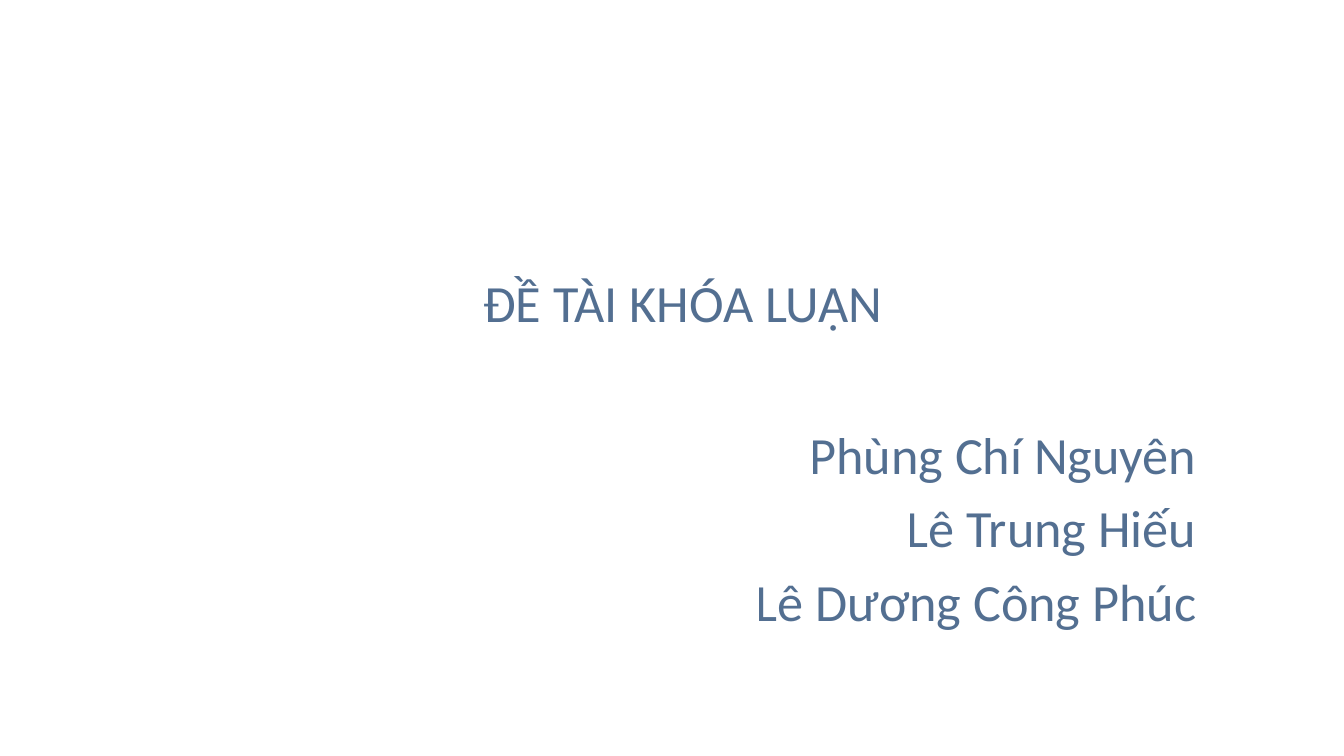
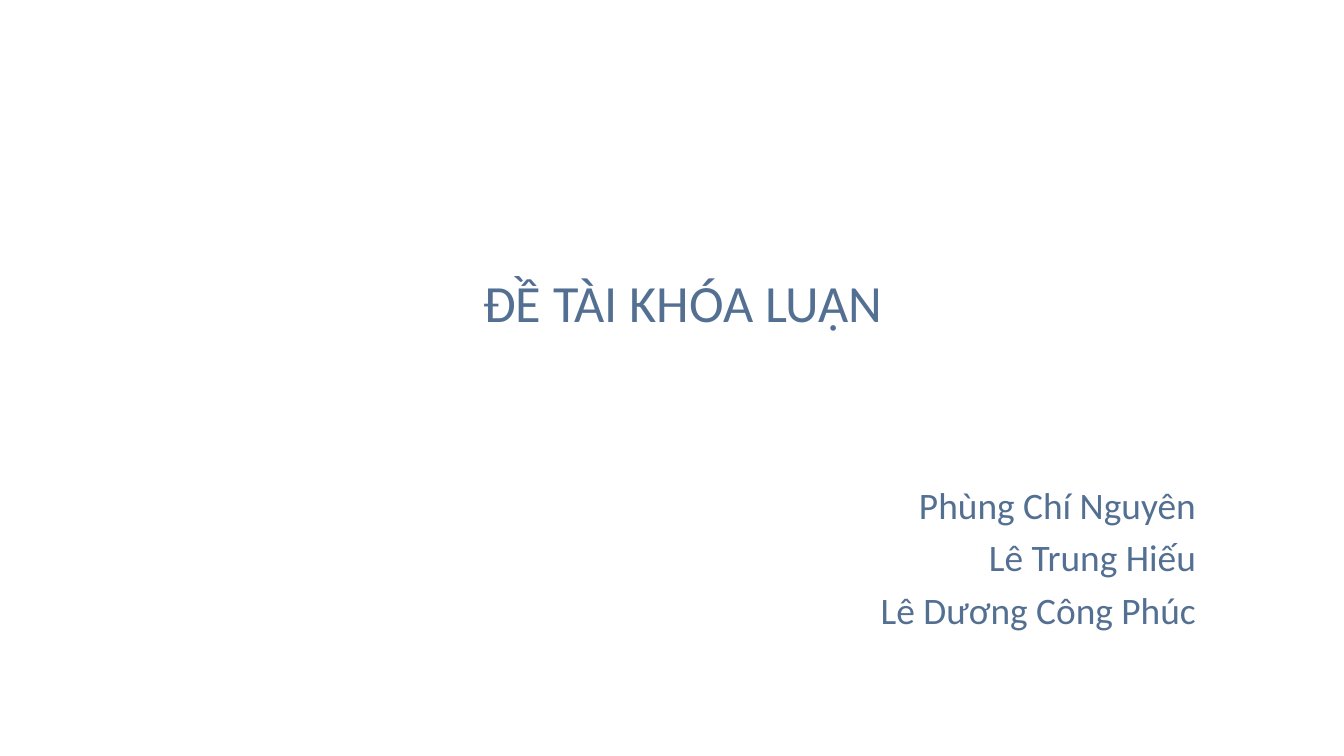
Before and after one commit to khanhduy94/jobzoom, a slide deck: slide 1 of Documents/JobZoom.pptx. Drawn at 1344x756 pixels with LibreOffice and Linux fonts; fonts in the diff are those of the drawing; background and template pictures are left out. Boxes give left, top, right and bottom in pixels: in the first picture for what was removed or moved away, otherwise in the second. Text is boxed around its words. In the diff, an @@ line names an element or a change of style, - is before the commit and + after.

```diff
--- a/Documents/JobZoom.pptx
+++ b/Documents/JobZoom.pptx
@@ text "Phùng Chí Nguyên" at (881,493,1196,631): size 28 to 20 pt; less space between paragraphs @@
```
Also in this commit, not shown: 1 other slide changed, 1 slide added, 10 other files.
